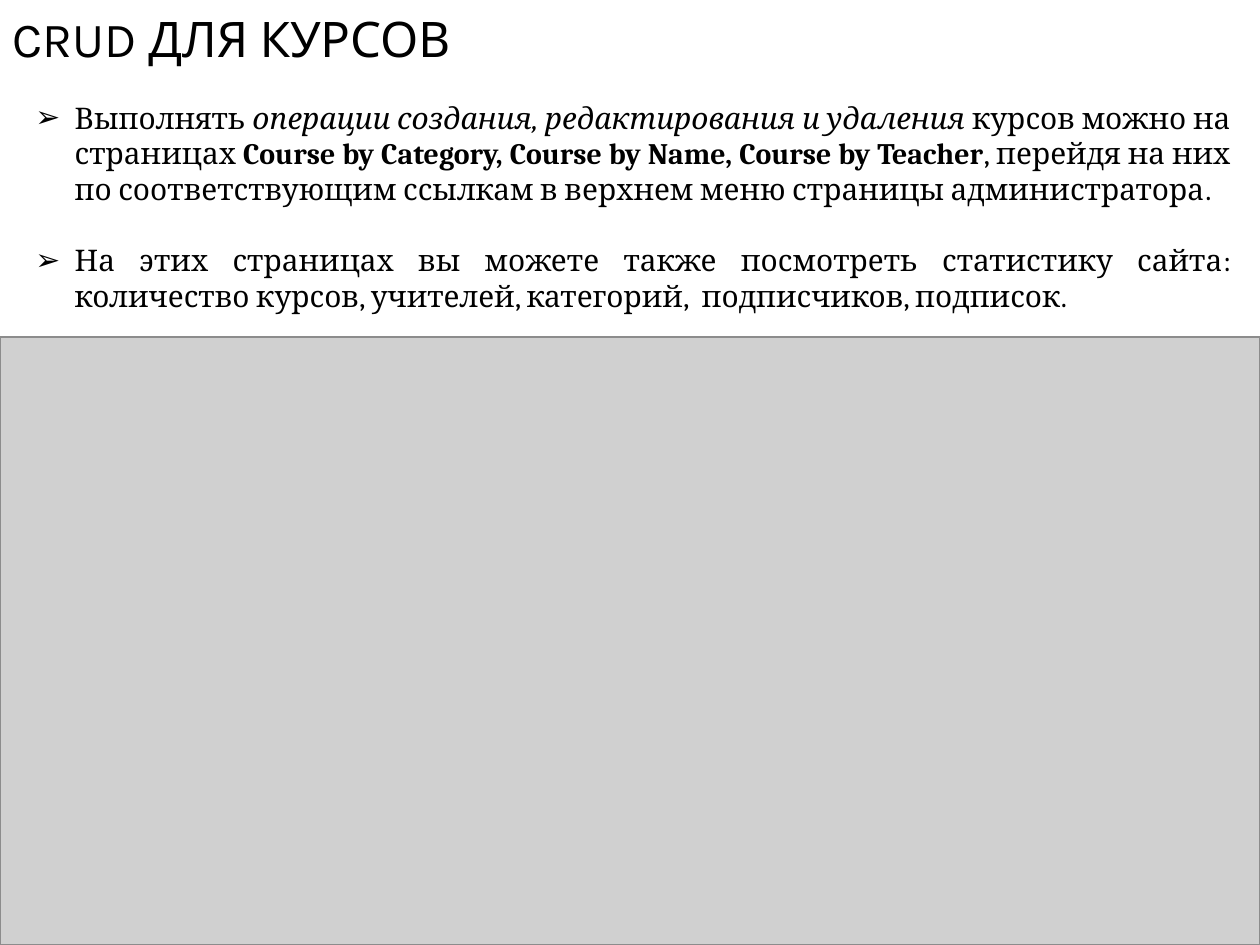
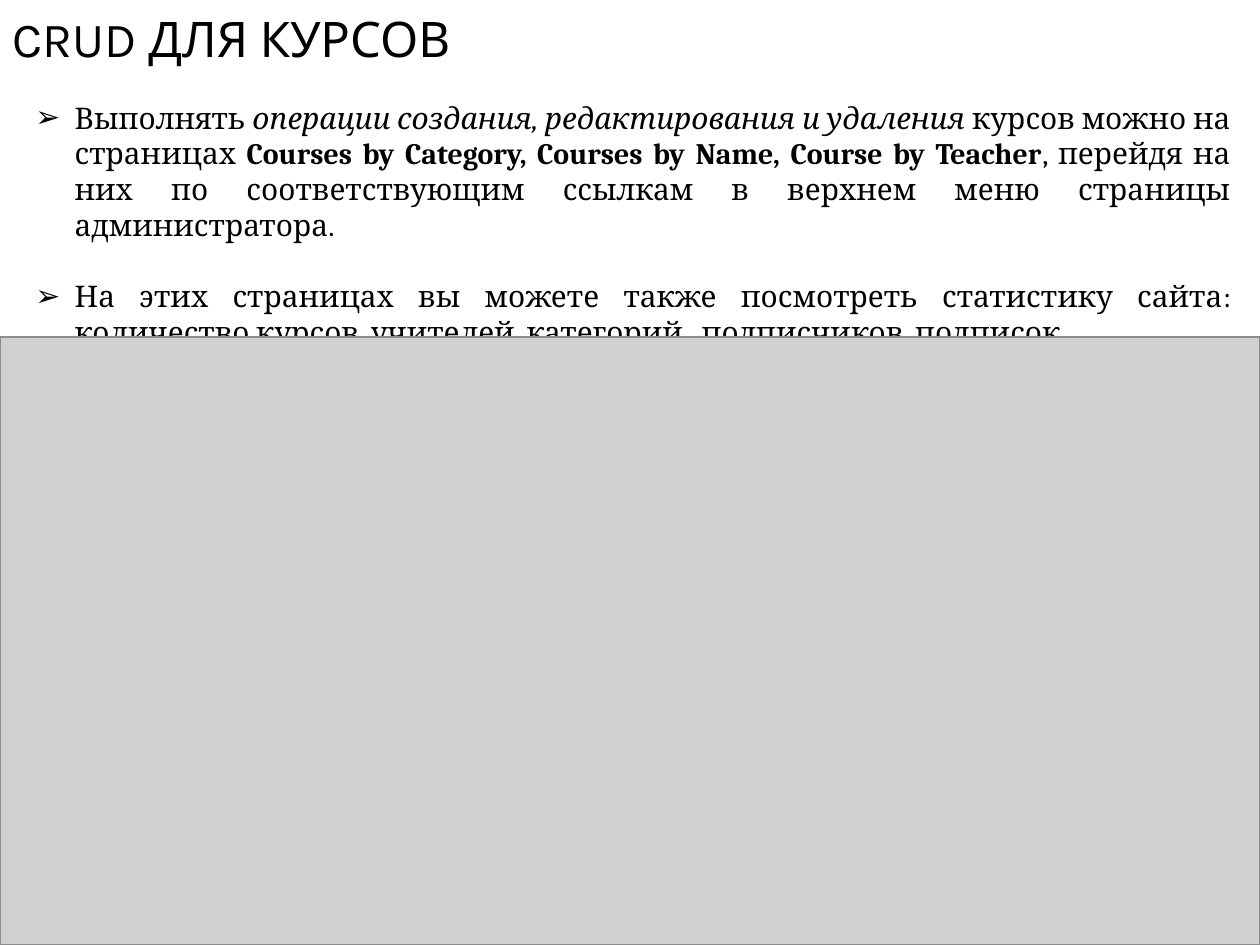
Before and after one commit to dimaatos/LEARNITmvc, a slide deck: slide 17 of Presentation.pptx. Drawn at 1260x945 pixels with LibreOffice and Linux fonts; fonts in the diff are those of the drawing; grey boxes stand for pictures. Boxes give left, top, right and bottom in pixels: in the first picture for what was removed or moved away, otherwise in the second. Text is boxed around its words. In the diff, an @@ line names an element or a change of style, - is before the commit and + after.

```diff
--- a/Presentation.pptx
+++ b/Presentation.pptx
@@ text at <box>75,106,1230,243</box>: text changed @@
-➢ Выполнять операции создания, редактирования и удаления курсов можно на страницах Course by Category, Course by Name, Course by Teacher, перейдя на них по соответствующим ссылкам в верхнем меню страницы администратора.
+➢ Выполнять операции создания, редактирования и удаления курсов можно на страницах Courses by Category, Courses by Name, Course by Teacher, перейдя на них по соответствующим ссылкам в верхнем меню страницы администратора.
```
Also in this commit, not shown: 10 other slides changed, 1 other file.
